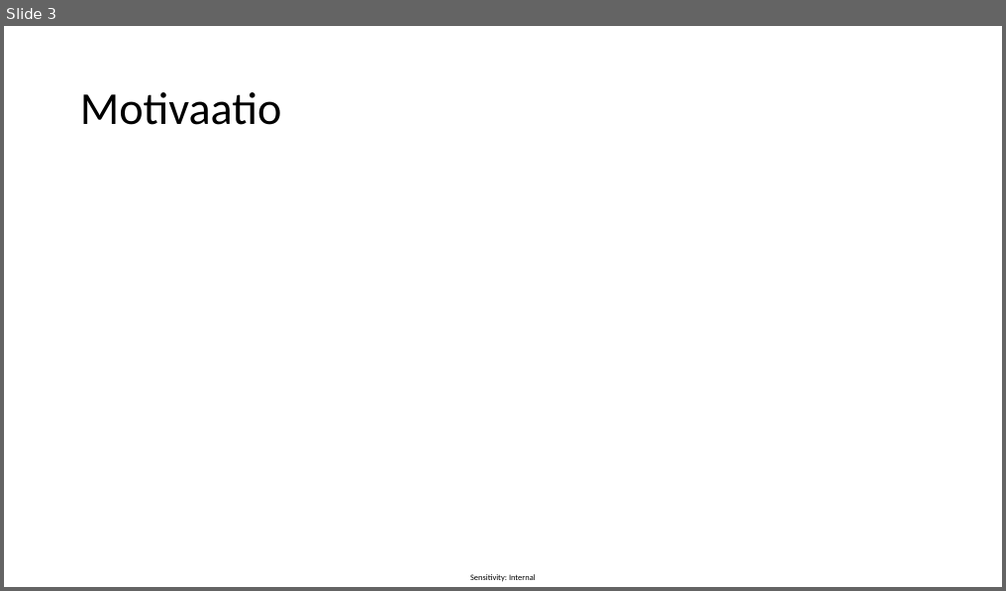
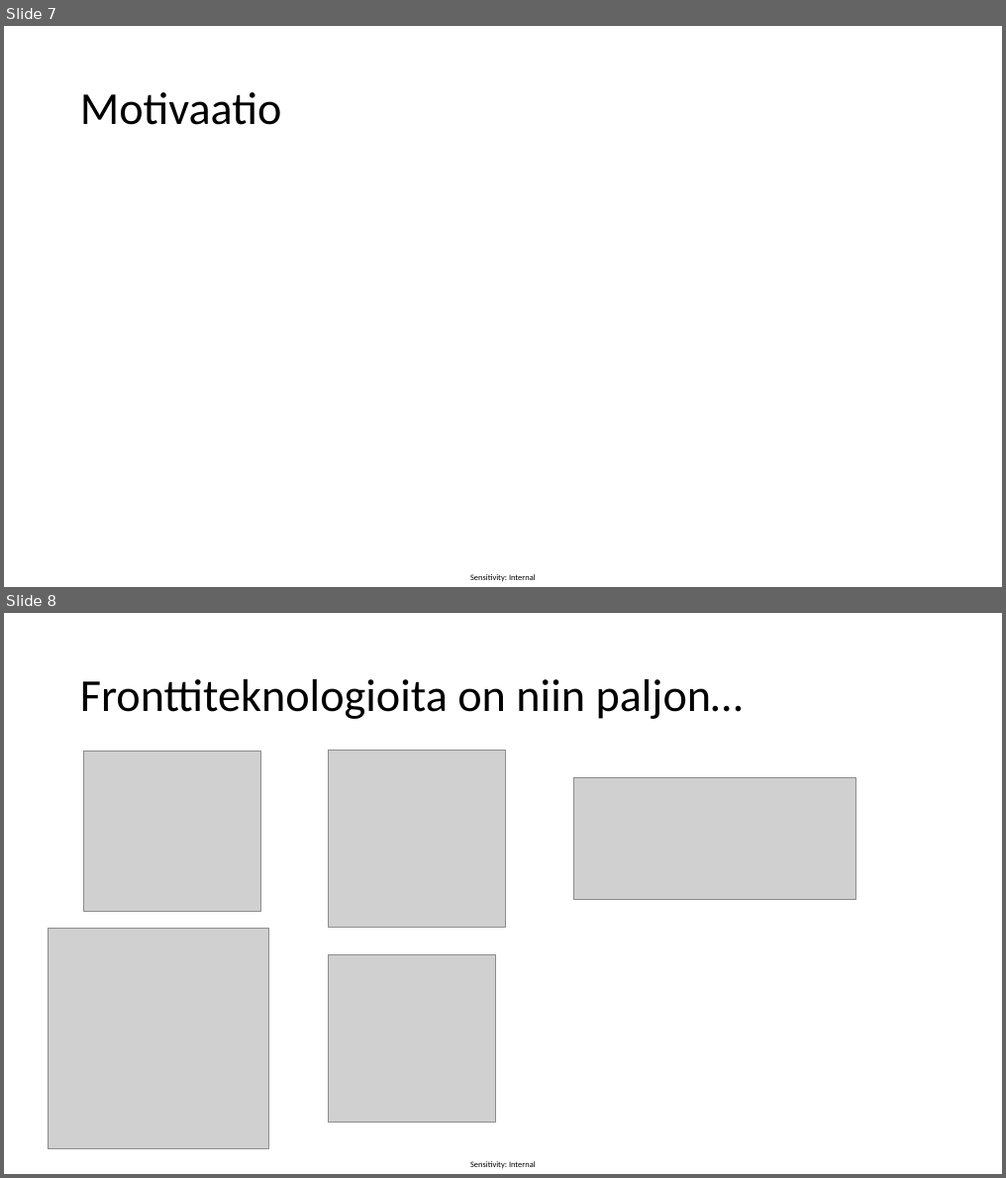
Before and after one commit to vidnyte/pfk2024, a slide deck: PFK2024.pptx. Shown one above the other, each under a label of ours: slide 3 before the commit, slides 7 and 8 after it. The pictures are 1006x591 and 1006x1178 pixels, drawn with LibreOffice and Linux fonts; fonts in the diff are those of the drawing; grey boxes stand for pictures. Boxes give left, top, right and bottom in pixels: in the first picture for what was removed or moved away, otherwise in the second. Text is boxed around its words. In the diff, an @@ line names an element or a change of style, - is before the commit and + after.

```diff
--- a/PFK2024.pptx
+++ b/PFK2024.pptx
@@ slide 8 added at (x1=4, y1=613, x2=1002, y2=1174), background #FFFFFF; not listed: 1 template element that a slide beside it also shows @@
@@ title added at (x1=80, y1=679, x2=743, y2=719), 44 pt, text #000000 @@
+Fronttiteknologioita on niin paljon…
@@ picture added at (x1=84, y1=752, x2=260, y2=912) @@
@@ picture added at (x1=329, y1=750, x2=506, y2=928) @@
@@ picture added at (x1=573, y1=778, x2=856, y2=899) @@
@@ picture added at (x1=48, y1=928, x2=268, y2=1149) @@
@@ picture added at (x1=329, y1=956, x2=496, y2=1122) @@
@@ what was slide 3 is now slide 7 @@
```
Also in this commit, not shown: 7 other slides added, 1 slide removed, 6 other files.
